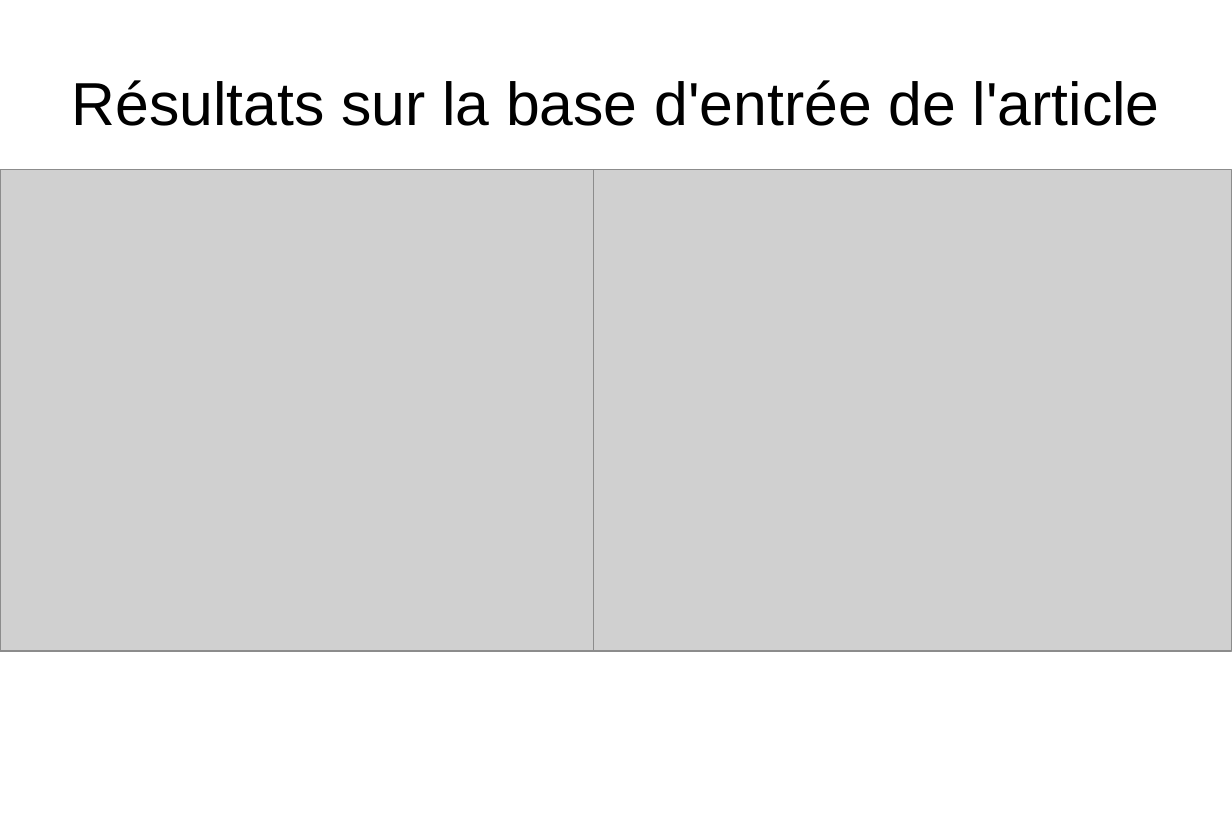
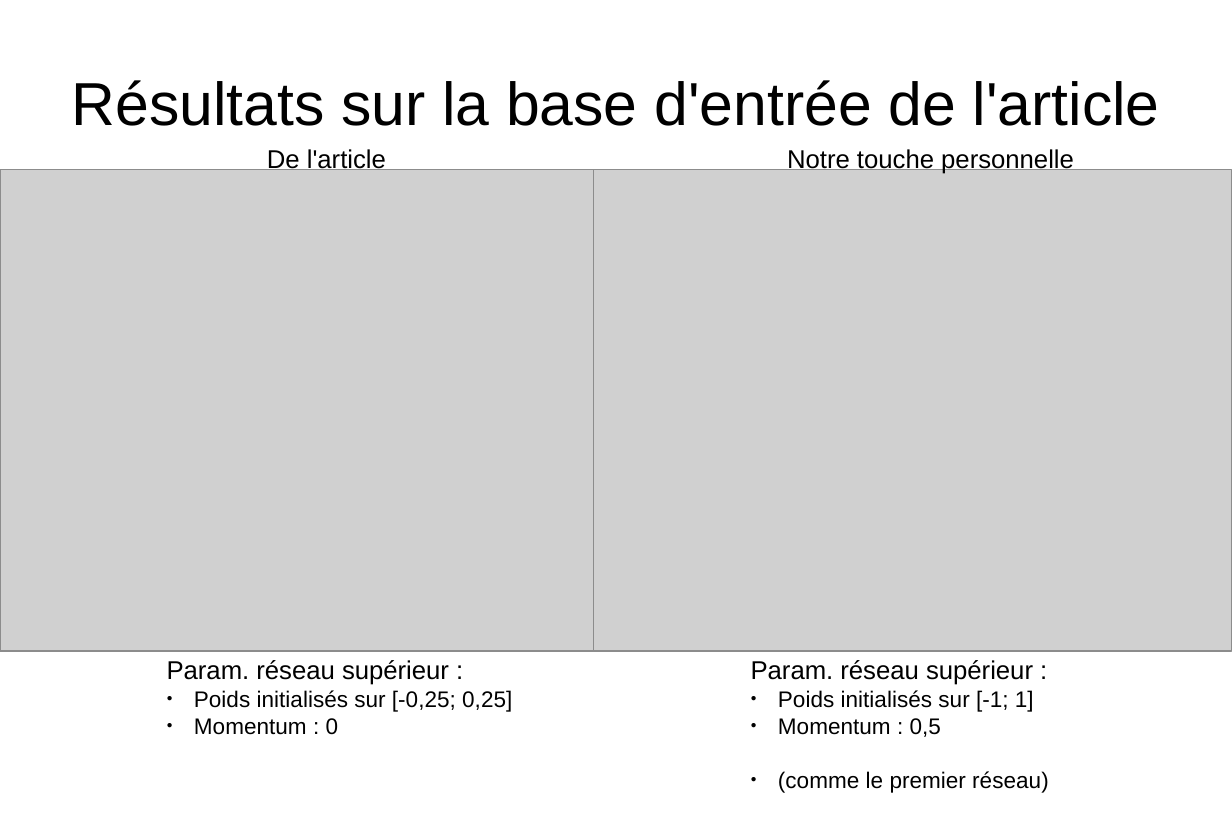
Before and after one commit to matthieu637/anne, a slide deck: slide 12 of exp/pre-presentation/pre-presentation.odp (slide 11 before the commit). Drawn at 1232x821 pixels with LibreOffice and Linux fonts; fonts in the diff are those of the drawing; grey boxes stand for pictures. Boxes give left, top, right and bottom in pixels: in the first picture for what was removed or moved away, otherwise in the second. Text is boxed around its words. In the diff, an @@ line names an element or a change of style, - is before the commit and + after.

```diff
--- a/exp/pre-presentation/pre-presentation.odp
+++ b/exp/pre-presentation/pre-presentation.odp
@@ text added at [267,149,386,174], 16 pt, text #000000 @@
+De l'article
@@ text added at [787,149,1074,174], 16 pt, text #000000 @@
+Notre touche personnelle
@@ text added at [167,660,512,735], 14 pt, text #000000 @@
+Param. réseau supérieur :
+● Poids initialisés sur [-0,25; 0,25]
+● Momentum : 0
@@ text added at [751,660,1049,793], 14 pt, text #000000 @@
+Param. réseau supérieur :
+● Poids initialisés sur [-1; 1]
+● Momentum : 0,5
+● (comme le premier réseau)
```
Also in this commit, not shown: 10 other slides changed, 6 slides added, 2 slides removed, 1 other file.
